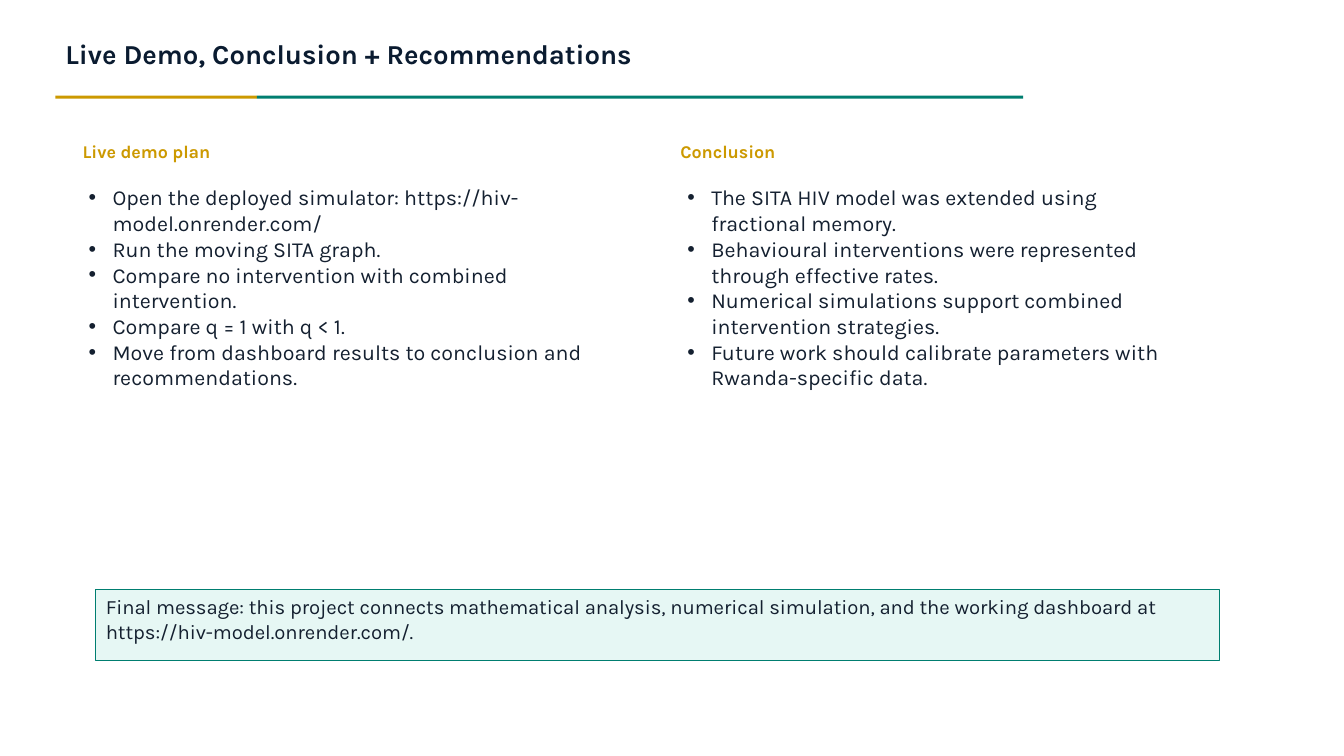
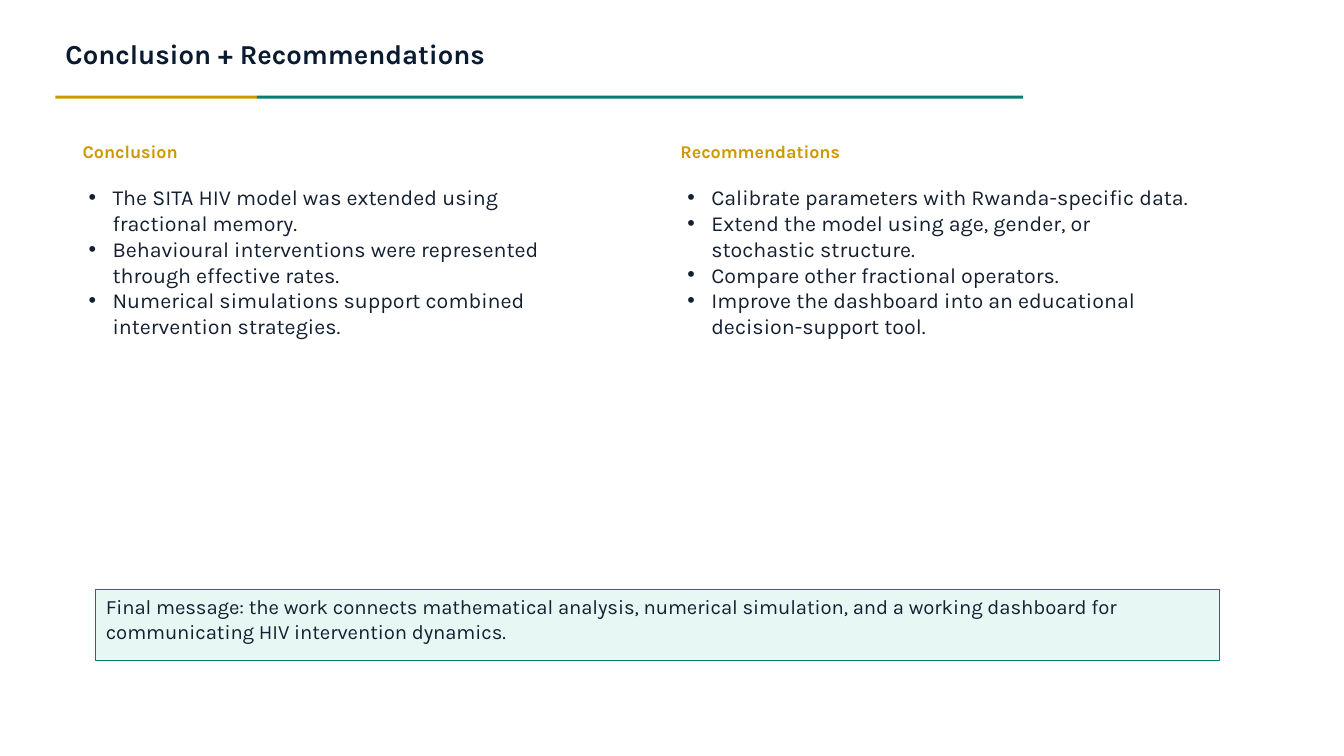
Before and after one commit to Lambert-01/HIV-MODEL, a slide deck: slide 13 of presentation/FracHIV_SITA_Presentation.pptx (slide 12 before the commit). Drawn at 1344x756 pixels with LibreOffice and Linux fonts; fonts in the diff are those of the drawing. Boxes give left, top, right and bottom in pixels: in the first picture for what was removed or moved away, otherwise in the second. Text is boxed around its words. In the diff, an @@ line names an element or a change of style, - is before the commit and + after.

Commit message:
Update FracHIV SITA presentation with revised content, formatting, and dashboard links

```diff
--- a/presentation/FracHIV_SITA_Presentation.pptx
+++ b/presentation/FracHIV_SITA_Presentation.pptx
@@ text at (65,44,485,65): text changed @@
-Live Demo, Conclusion + Recommendations
+Conclusion + Recommendations
@@ text "Conclusion": place and size @@
-text "Conclusion" at (680,145,775,159)
+text "Conclusion" at (83,145,178,159)
@@ text removed at (83,145,210,163) @@
-Live demo plan
@@ text added at (680,145,840,159), 12.8 pt, text #CC9900, bold @@
+Recommendations
@@ text "The SITA HIV model was ...": place and size @@
-text "The SITA HIV model was ..." at (711,190,1158,390)
+text "The SITA HIV model was ..." at (113,190,538,340)
@@ text removed at (113,189,581,386) @@
-• Open the deployed simulator: https://hiv-model.onrender.com/
-• Run the moving SITA graph.
-• Compare no intervention with combined intervention.
-• Compare q = 1 with q < 1.
-• Move from dashboard results to conclusion and recommendations.
@@ text added at (711,190,1187,339), 15.3 pt, text #142030 @@
+• Calibrate parameters with Rwanda-specific data.
+• Extend the model using age, gender, or stochastic structure.
+• Compare other fractional operators.
+• Improve the dashboard into an educational decision-support tool.
@@ text at (711,345,1158,390): paragraph removed @@
-• Future work should calibrate parameters with Rwanda-specific data.
@@ text in rectangle at (106,600,1116,644): text changed @@
-Final message: this project connects mathematical analysis, numerical simulation, and the working dashboard at https://hiv-model.onrender.com/.
+Final message: the work connects mathematical analysis, numerical simulation, and a working dashboard for communicating HIV intervention dynamics.
```
Also in this commit, not shown: 1 other slide changed, 1 slide added, 4 other files.
